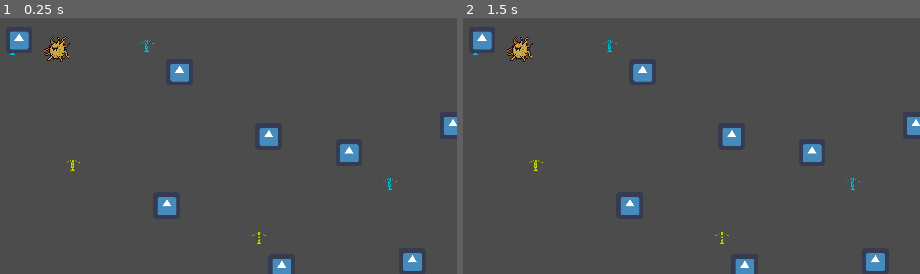
Above: before the commit, frames 1-2 (left to right).
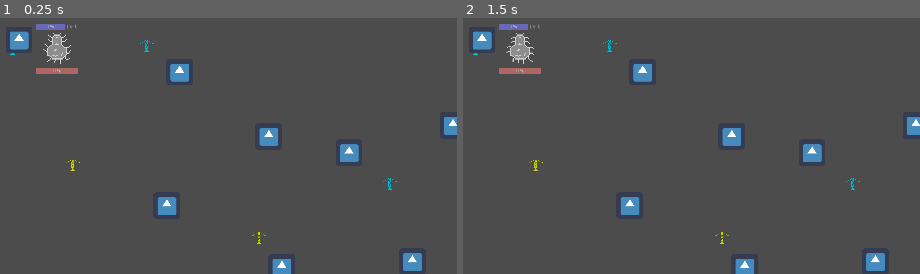
Above: after the commit, the same moments.

Repository: Werkaninchen/milchbroetchen
Game: Godot game, scene res://Level/TestLevel.tscn
Same seed, same stepped clock (60 frames per second), same inputs: the game is played once before the commit and once after it. This scene is started directly instead of the project's main scene. The engine's default icon, where the game draws it, is replaced by a stand-in: a white triangle on a blue panel in a dark square.
Inputs (mouse positions are in pixels of both pictures, inside the frame that each line leads up to):
- Up to frame 1 (0.25 s): no input
- Up to frame 2 (1.5 s): tap Enter at 0.5 s; move the mouse to (696, 25) at 0.52 s; tap Space at 1.25 s; move the mouse to (outside the picture) at 1.27 s

The runs differ from the first frame. In frame 1, 0.8% of the frame differs, in the area x 7-18%, y 2-22%; in frame 2, 0.8%.
Error after the commit: Invalid get index 'player' (on base: 'Node2D'). (res://character/Hud/CharacterHud.gd:13)

Commit message:
added player animation --Werkaninchen

Diff:
--- a/godot/character/Character.tscn
+++ b/godot/character/Character.tscn
@@ -1,8 +1,24 @@
-[gd_scene load_steps=5 format=2]
+[gd_scene load_steps=9 format=2]
 
 [ext_resource path="res://character/Character.gd" type="Script" id=1]
-[ext_resource path="res://character/0x72_16x16DungeonTileset.v3.png" type="Texture" id=2]
-[ext_resource path="res://character/Controller/GamepadController.gd" type="Script" id=3]
+[ext_resource path="res://character/playerAnimation/player00.png" type="Texture" id=2]
+[ext_resource path="res://character/playerAnimation/player02.png" type="Texture" id=3]
+[ext_resource path="res://character/playerAnimation/player01.png" type="Texture" id=4]
+[ext_resource path="res://character/Controller/GamepadController.gd" type="Script" id=5]
+[ext_resource path="res://character/Hud/CharacterHud.tscn" type="PackedScene" id=6]
+
+[sub_resource type="SpriteFrames" id=2]
+animations = [ {
+"frames": [ ExtResource( 2 ) ],
+"loop": true,
+"name": "idle",
+"speed": 5.0
+}, {
+"frames": [ ExtResource( 3 ), ExtResource( 2 ), ExtResource( 4 ), ExtResource( 2 ) ],
+"loop": true,
+"name": "moving",
+"speed": 5.0
+} ]
 
 [sub_resource type="CircleShape2D" id=1]
 radius = 37.5496
@@ -10,16 +26,20 @@
 [node name="Character" type="KinematicBody2D"]
 script = ExtResource( 1 )
 
-[node name="Sprite" type="Sprite" parent="."]
-texture = ExtResource( 2 )
-region_enabled = true
-region_rect = Rect2( 320, 352, 64, 64 )
+[node name="Sprite" type="AnimatedSprite" parent="."]
+position = Vector2( 0.245622, -0.219316 )
+scale = Vector2( 0.7, 0.7 )
+frames = SubResource( 2 )
+animation = "moving"
+frame = 3
+playing = true
 
 [node name="CollisionShape2D" type="CollisionShape2D" parent="."]
 shape = SubResource( 1 )
 
 [node name="GamepadController" type="Node" parent="."]
-script = ExtResource( 3 )
+script = ExtResource( 5 )
 
 [node name="Camera2D" type="Camera2D" parent="."]
 current = true
+[node name="CharacterHud" parent="." instance=ExtResource( 6 )]
Binary file changed: godot/character/player.png
Binary file added: godot/character/playerAnimation/player00.png
Not shown, added: godot/character/playerAnimation/player00.png.import
Binary file added: godot/character/playerAnimation/player01.png
Not shown, added: godot/character/playerAnimation/player01.png.import
Binary file added: godot/character/playerAnimation/player02.png
Not shown, added: godot/character/playerAnimation/player02.png.import
